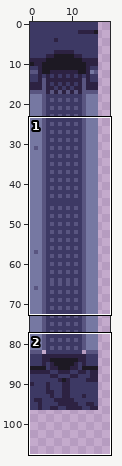
Sprite sheet: assets/tileset/sink.png. The picture above shows the old version from afar; the outline marks the close-up.
Close-up. Before the commit:
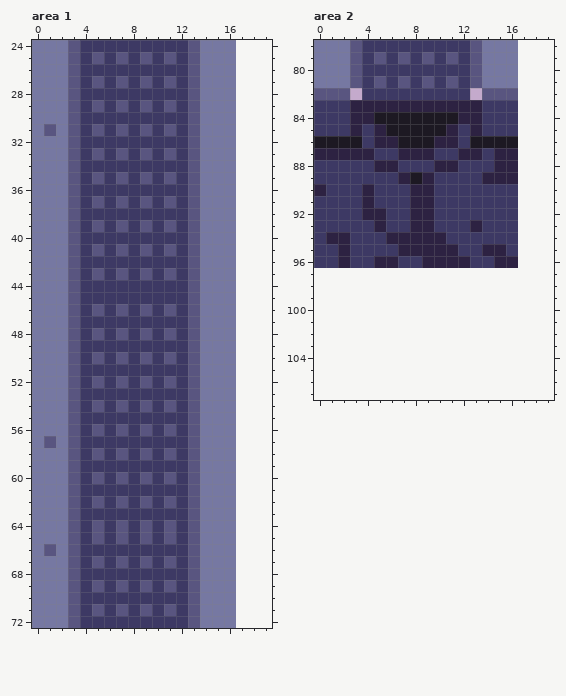
The file is 17x97 pixels. Colours within 5 levels of each other are drawn and written as one. Shown: area 1: x 0..19, y 24..72; area 2: x 0..19, y 78..107. The old version is drawn lined up with the new one, on the new canvas.
Now the later version:
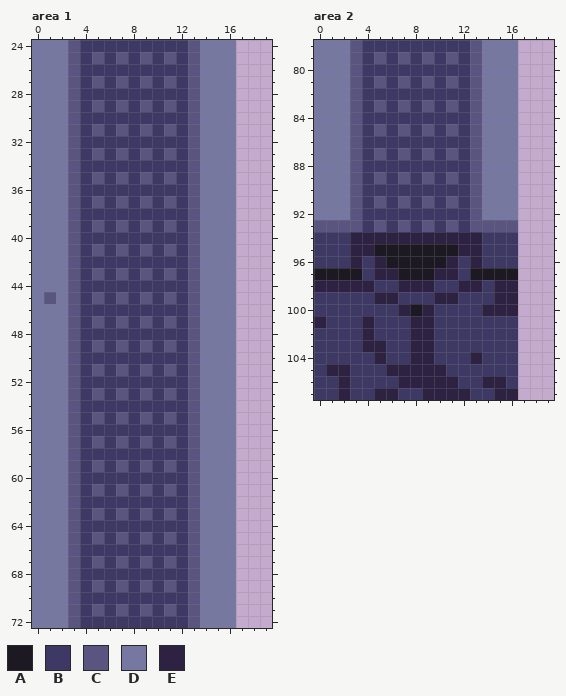
Palette (. is transparent): A #1d1923  B #3d3964  C #595580  D #7678a2  E #2d2242
Edits made:
canvas 17x97 -> 20x108
Area 1:
y 31: x 1 C -> D
y 45: x 1 D -> C; x 5 B -> C; x 7 B -> C; x 9 B -> C; x 11 B -> C
y 46: x 5 C -> B; x 7 C -> B; x 9 C -> B; x 11 C -> B
y 47: x 5 B -> C; x 7 B -> C; x 9 B -> C; x 11 B -> C
y 48: x 5 C -> B; x 7 C -> B; x 9 C -> B; x 11 C -> B
y 49: x 5 B -> C; x 7 B -> C; x 9 B -> C; x 11 B -> C
y 50: x 5 C -> B; x 7 C -> B; x 9 C -> B; x 11 C -> B
y 51: x 5 B -> C; x 7 B -> C; x 9 B -> C; x 11 B -> C
y 52: x 5 C -> B; x 7 C -> B; x 9 C -> B; x 11 C -> B
y 53: x 5 B -> C; x 7 B -> C; x 9 B -> C; x 11 B -> C
y 54: x 5 C -> B; x 7 C -> B; x 9 C -> B; x 11 C -> B
y 55: x 5 B -> C; x 7 B -> C; x 9 B -> C; x 11 B -> C
y 56: x 5 C -> B; x 7 C -> B; x 9 C -> B; x 11 C -> B
y 57: x 1 C -> D; x 5 B -> C; x 7 B -> C; x 9 B -> C; x 11 B -> C
y 58: x 5 C -> B; x 7 C -> B; x 9 C -> B; x 11 C -> B
y 59: x 5 B -> C; x 7 B -> C; x 9 B -> C; x 11 B -> C
y 60: x 5 C -> B; x 7 C -> B; x 9 C -> B; x 11 C -> B
y 61: x 5 B -> C; x 7 B -> C; x 9 B -> C; x 11 B -> C
y 62: x 5 C -> B; x 7 C -> B; x 9 C -> B; x 11 C -> B
y 63: x 5 B -> C; x 7 B -> C; x 9 B -> C; x 11 B -> C
y 64: x 5 C -> B; x 7 C -> B; x 9 C -> B; x 11 C -> B
y 66: x 1 C -> D
Area 2:
y 82: x 0..3 CCC. -> DDDC; x 13..16 .CCC -> CDDD
y 83: x 0..16 BBBEEEEEEEEEEEBBB -> DDDCBCBCBCBCBCDDD
y 84: x 0..16 BBBEEAAAAAAAEEBBB -> DDDCBBBBBBBBBCDDD
y 85: x 0..3 BBBE -> DDDC; x 5..11 EAAAAAE -> CBCBCBC; x 13..16 EBBB -> CDDD
y 86: x 0..3 AAAA -> DDDC; x 5..11 EEAAAEE -> BBBBBBB; x 13..16 AAAA -> CDDD
y 87: x 0..5 EEEEEB -> DDDCBC; x 7..9 EEE -> CBC; x 11..16 BEEBEE -> CBCDDD
y 88: x 0..3 BBBB -> DDDC; x 5..6 EE -> BB; x 10..11 EE -> BB; x 13..16 BBEE -> CDDD
y 89: x 0..3 BBBB -> DDDC; x 5 B -> C; x 7..9 EAE -> CBC; x 11 B -> C; x 13..16 BEEE -> CDDD
y 90: x 0..4 EBBBE -> DDDCB; x 8..9 EE -> BB; x 13..16 BBBB -> CDDD
y 91: x 0..5 BBBBEB -> DDDCBC; x 7..9 BEE -> CBC; x 11 B -> C; x 13..16 BBBB -> CDDD
y 92: x 0..5 BBBBEE -> DDDCBB; x 8..9 EE -> BB; x 13..16 BBBB -> CDDD
y 93: x 0..3 BBBB -> CCCC; x 5 E -> C; x 7..9 BEE -> CBC; x 11 B -> C; x 13..16 EBBB -> CCCC
y 94: x 1..5 EEBBB -> BBEEE; x 11..13 BBB -> EEE
y 95: x 2..15 EBBBBEEEEEBBEE -> BEEAAAAAAAEEBB
y 96: x 2..3 EB -> BE; x 6..10 EBBEE -> AAAAA; x 12..13 EB -> BE; x 15..16 EE -> BB
y 97: x 0..16 ................. -> AAAABEEAAAEEBAAAA
y 98: x 0..16 ................. -> EEEEEBBEEEBBEEBEE
y 99: x 0..16 ................. -> BBBBBEEBBBEEBBBEE
y 100: x 0..16 ................. -> BBBBBBBEAEBBBBEEE
y 101: x 0..16 ................. -> EBBBEBBBEEBBBBBBB
y 102: x 0..16 ................. -> BBBBEBBBEEBBBBBBB
y 103: x 0..16 ................. -> BBBBEEBBEEBBBBBBB
y 104: x 0..16 ................. -> BBBBBEBBEEBBBEBBB
y 105: x 0..16 ................. -> BEEBBBEEEEEBBBBBB
y 106: x 0..16 ................. -> BBEBBBBEEEEEBBEEB
y 107: x 0..16 ................. -> BBEBBEEBBEEEEBBEE
